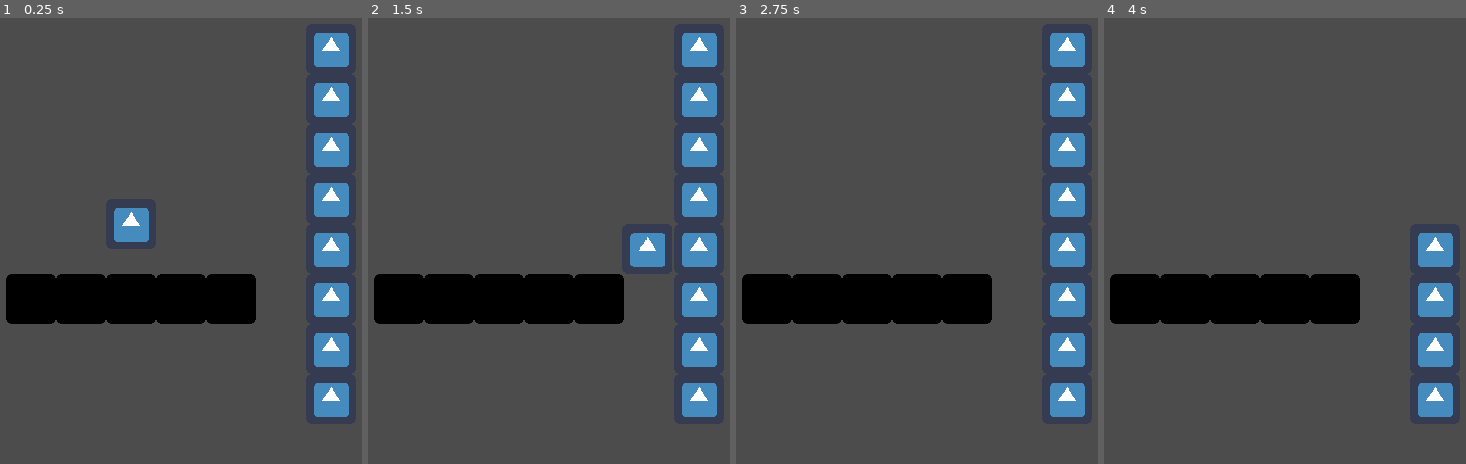
Above: before the commit, frames 1-4 (left to right).
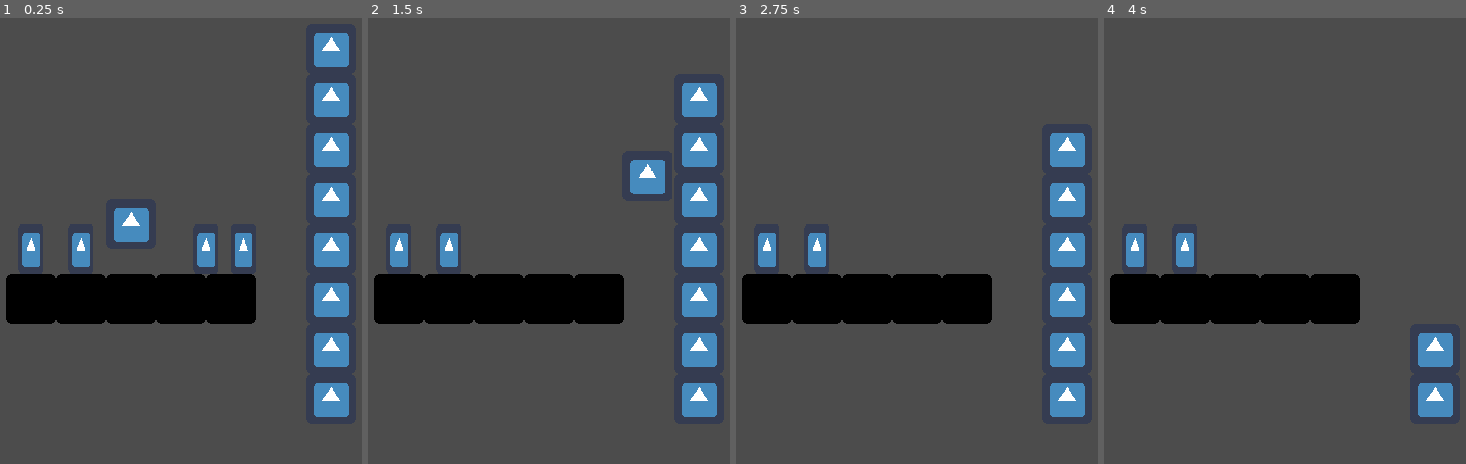
Above: after the commit, the same moments.

Repository: Jev-git/Godot-Downwell-Clone
Game: Godot game, scene res://Scenes/Well.tscn
Two runs of this game, one before a commit and one after it. Both use one fixed random seed, a clock stepped at 60 frames per second and the inputs below. The engine's default icon, where the game draws it, is replaced by a stand-in: a white triangle on a blue panel in a dark square.
Inputs:
- Up to frame 1 (0.25 s): no input
- Up to frame 2 (1.5 s): tap Enter (ui_accept) at 0.5, 0.77 s; hold Right (ui_right) from 0.53 s (still down)
- Up to frame 3 (2.75 s): tap Enter (ui_accept) at 1.52 s; release Right (ui_right) at 2.03 s; hold Left (ui_left) from 2.03 s (still down)
- Up to frame 4 (4 s): tap Enter (ui_accept) at 2.75, 3.02, 3.5, 3.77 s; release Left (ui_left) at 2.78 s; hold Right (ui_right) from 2.78 s (still down)

The runs differ from the first frame. In frame 1, 1.5% of the frame differs, in the area x 6-70%, y 48-56%; in frame 2, 2.9%, in the area x 6-97%, y 3-56%; in frame 3, 2.2%; in frame 4, 2.2%.

Commit message:
+ Player can bounce off props

Diff:
--- a/Scenes/Well.tscn
+++ b/Scenes/Well.tscn
@@ -1,15 +1,19 @@
-[gd_scene load_steps=8 format=2]
+[gd_scene load_steps=10 format=2]
 
 [ext_resource path="res://icon.png" type="Texture" id=1]
 [ext_resource path="res://Scripts/Player.gd" type="Script" id=2]
 [ext_resource path="res://Scenes/Bullet.tscn" type="PackedScene" id=3]
 [ext_resource path="res://Scripts/BulletCount.gd" type="Script" id=4]
 [ext_resource path="res://Scenes/BulletCountSingle.tscn" type="PackedScene" id=5]
+[ext_resource path="res://Scripts/Prop.gd" type="Script" id=6]
 
 [sub_resource type="RectangleShape2D" id=1]
 extents = Vector2( 32, 32 )
 
 [sub_resource type="RectangleShape2D" id=2]
+extents = Vector2( 32, 32 )
+
+[sub_resource type="RectangleShape2D" id=3]
 extents = Vector2( 32, 32 )
 
 [node name="Well" type="Node2D"]
@@ -120,3 +124,55 @@
 position = Vector2( 512, 896 )
 script = ExtResource( 4 )
 m_psBulletCountSingle = ExtResource( 5 )
+
+[node name="Prop" type="Area2D" parent="."]
+position = Vector2( 128, 704 )
+scale = Vector2( 0.5, 1 )
+collision_layer = 2
+script = ExtResource( 6 )
+
+[node name="Sprite" type="Sprite" parent="Prop"]
+texture = ExtResource( 1 )
+
+[node name="CollisionShape2D" type="CollisionShape2D" parent="Prop"]
+shape = SubResource( 3 )
+one_way_collision = true
+
+[node name="Prop2" type="Area2D" parent="."]
+position = Vector2( 192, 704 )
+scale = Vector2( 0.5, 1 )
+collision_layer = 2
+script = ExtResource( 6 )
+
+[node name="Sprite" type="Sprite" parent="Prop2"]
+texture = ExtResource( 1 )
+
+[node name="CollisionShape2D" type="CollisionShape2D" parent="Prop2"]
+shape = SubResource( 3 )
+one_way_collision = true
+
+[node name="Prop3" type="Area2D" parent="."]
+position = Vector2( 352, 704 )
+scale = Vector2( 0.5, 1 )
+collision_layer = 2
+script = ExtResource( 6 )
+
+[node name="Sprite" type="Sprite" parent="Prop3"]
+texture = ExtResource( 1 )
+
+[node name="CollisionShape2D" type="CollisionShape2D" parent="Prop3"]
+shape = SubResource( 3 )
+one_way_collision = true
+
+[node name="Prop4" type="Area2D" parent="."]
+position = Vector2( 400, 704 )
+scale = Vector2( 0.5, 1 )
+collision_layer = 2
+script = ExtResource( 6 )
+
+[node name="Sprite" type="Sprite" parent="Prop4"]
+texture = ExtResource( 1 )
+
+[node name="CollisionShape2D" type="CollisionShape2D" parent="Prop4"]
+shape = SubResource( 3 )
+one_way_collision = true
--- a/Scripts/Player.gd
+++ b/Scripts/Player.gd
@@ -66,3 +66,6 @@
 				m_fMovement.y += m_fGravity * (m_fLowJumpMultiplier - 1)
 
 	m_fMovement = move_and_slide(m_fMovement, Vector2.UP)
+
+func bounce():
+	m_fMovement.y = m_fJumpHeight
--- /dev/null
+++ b/Scripts/Prop.gd
@@ -0,0 +1,12 @@
+extends Area2D
+class_name Prop
+
+export var m_fThreshold: float = 30
+
+func _ready():
+	connect("body_entered", self, "_on_body_entered")
+
+func _on_body_entered(_nPlayer: Node2D):
+	if position.y - _nPlayer.position.y > m_fThreshold:
+		_nPlayer.bounce()
+		queue_free()
--- a/project.godot
+++ b/project.godot
@@ -23,11 +23,17 @@
 "class": "Player",
 "language": "GDScript",
 "path": "res://Scripts/Player.gd"
+}, {
+"base": "Area2D",
+"class": "Prop",
+"language": "GDScript",
+"path": "res://Scripts/Prop.gd"
 } ]
 _global_script_class_icons={
 "Bullet": "",
 "BulletCount": "",
-"Player": ""
+"Player": "",
+"Prop": ""
 }
 
 [application]
@@ -45,6 +51,8 @@
 window/size/width=576
 window/size/height=1024
 window/size/resizable=false
+window/size/test_width=288
+window/size/test_height=512
 window/stretch/mode="2d"
 window/stretch/aspect="keep"
 
Not shown, changed: readme.md
